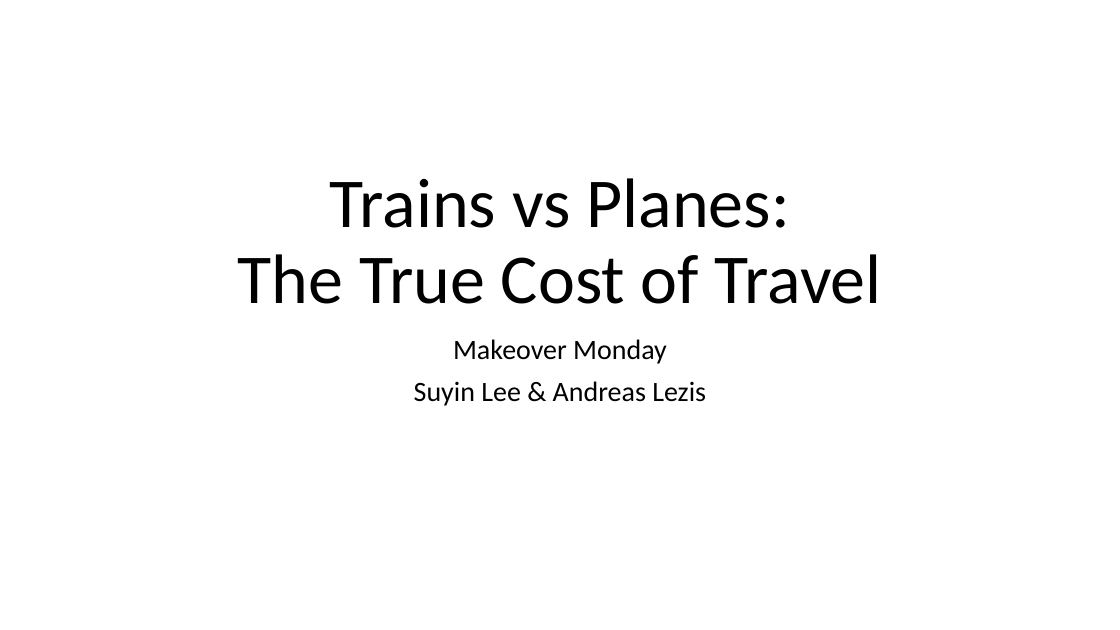
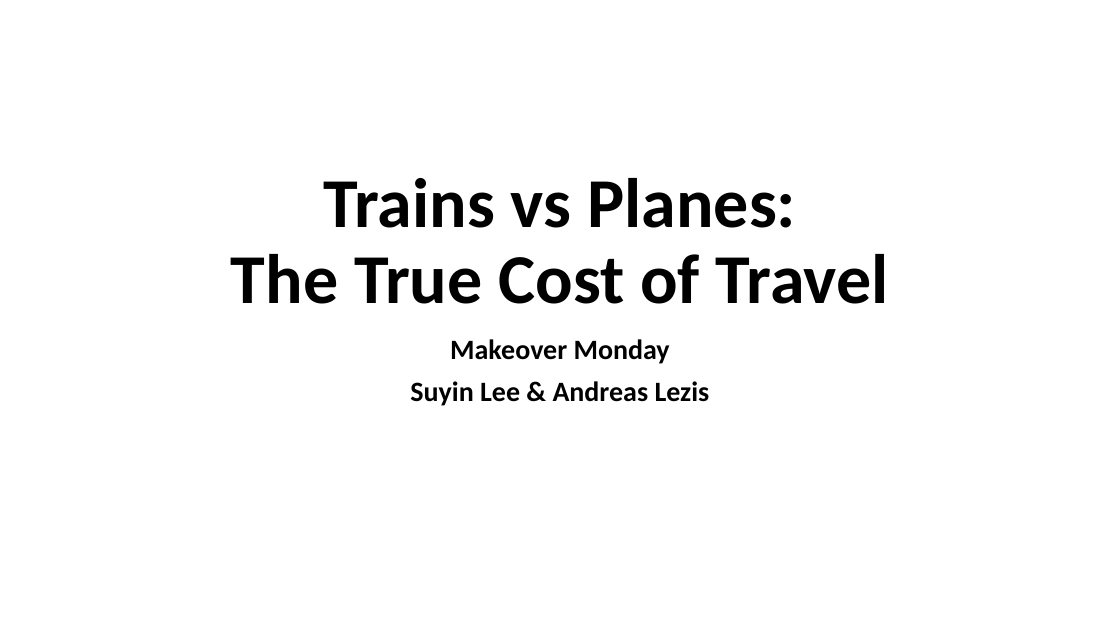
Before and after one commit to suyinlee23/MakeOverMonday_MAT_8790_LeazisLee, a slide deck: slide 1 of Trains vs Planes.pptx. Drawn at 1120x630 pixels with LibreOffice and Linux fonts; fonts in the diff are those of the drawing; background and template pictures are left out. Boxes give left, top, right and bottom in pixels: in the first picture for what was removed or moved away, otherwise in the second. Text is boxed around its words. In the diff, an @@ line names an element or a change of style, - is before the commit and + after.

```diff
--- a/Trains vs Planes.pptx
+++ b/Trains vs Planes.pptx
@@ title "Trains vs Planes: The True ..." at [231, 178, 889, 304]: bold on @@
@@ subtitle "Makeover Monday" at [410, 339, 710, 406]: bold on @@
```
Also in this commit, not shown: 6 other slides changed, 5 slides added.
